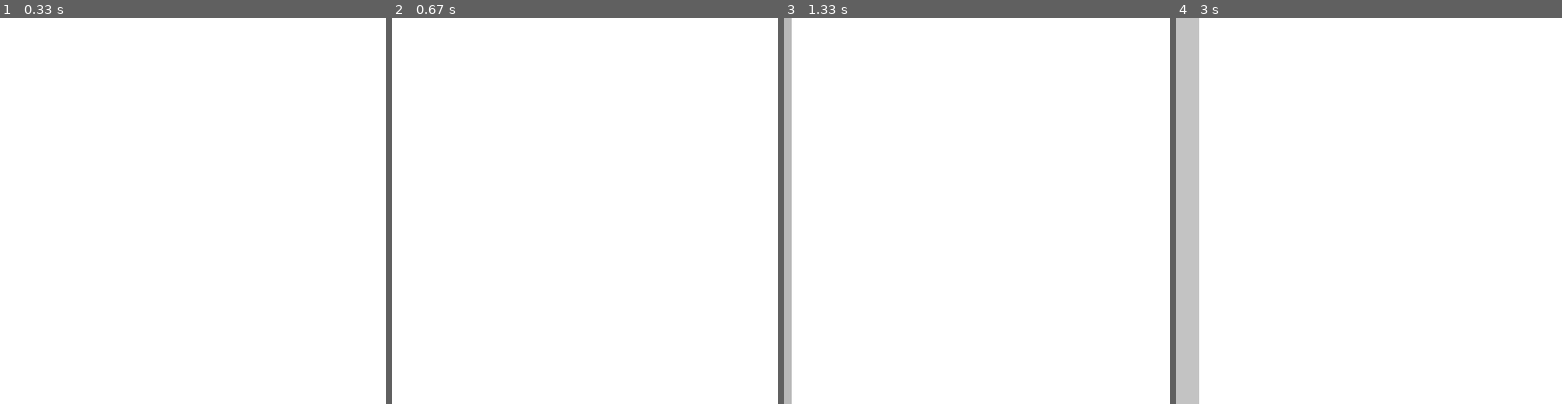
Above: before the commit, frames 1-4 (left to right).
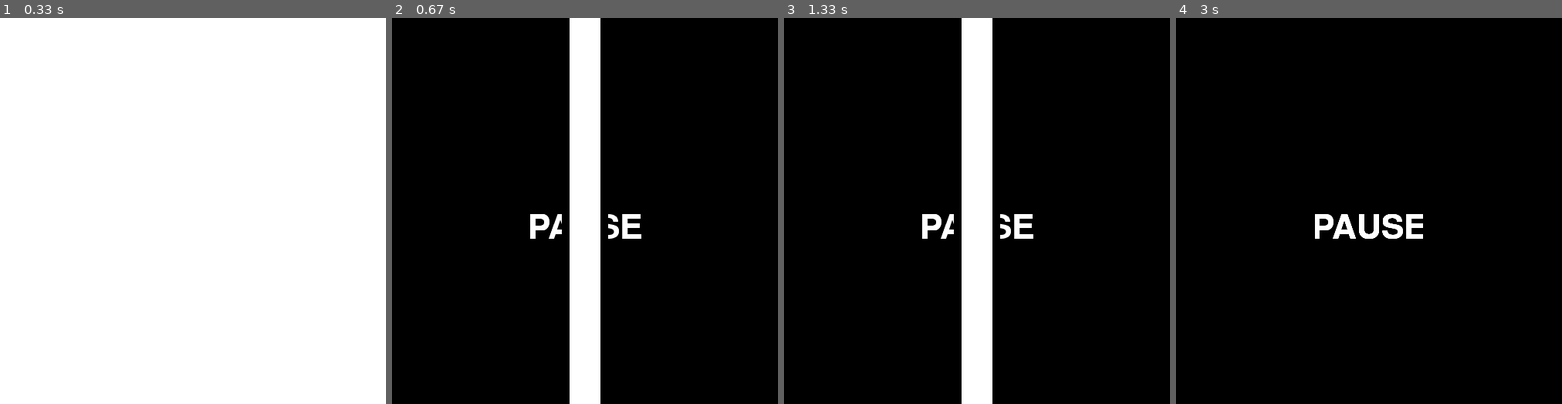
Above: after the commit, the same moments.

Repository: BulSU-BSCpE2B-Group2/DROP
Game: pygame game, started from temporary_module.py
The game is run twice, just before and just after one commit, with the same random seed, the same clock (stepped at 60 frames per second) and the same inputs.
Inputs:
- Up to frame 1 (0.33 s): no input
- Up to frame 2 (0.67 s): tap Enter at 0.33 s
- Up to frame 3 (1.33 s): tap Enter at 0.67 s; hold Enter from 1 s (still down)
- Up to frame 4 (3 s): release Enter at 1.47 s; tap Enter at 2.5 s; tap Space at 2.83 s

Frame 1 is identical in both runs. In frame 2, 91% of the frame differs, in the area x 0-100%, y 0-100%; in frame 3, 91%; in frame 4, 99%.

Commit message:
Pause function is complete & Added a millisecond timer for delays
Needs implementation on main.py

Diff:
--- a/temporary_module.py
+++ b/temporary_module.py
@@ -12,7 +12,6 @@
 screen = pg.display.set_mode((500, 500))
 font_name = pg.font.match_font(font_name)
 clock = pg.time.Clock()
-clock.tick(fps)
 
 running = True
 PULSE_EVENT = pg.USEREVENT
@@ -20,37 +19,31 @@
 
 
 def fade_pause_animation():
+    clock.tick(fps)
+    screen.fill(white)
     i = 0
     position_x = 0
-    while i <= 10:
-        surface = pg.Surface((position_x, 500))
+    interval = 1000
+    while i <= 50:
+        timer = 0
+        while True:
+            timer += 0.007
+            if timer > interval:
+                break
+        surface = pg.Surface((500, 500), pg.SRCALPHA)
         pg.draw.rect(surface, black, (position_x, 0, 10, 500))
-        if i == 50:
-            draw_text('PAUSE', 65, white, 500 / 2, 500 / 2)
-        for alpha in range(0, 255, 5):
-            screen.fill(white)
-            surface.set_alpha(alpha)
-            screen.blit(surface, (0, 0))
-            pg.display.flip()
+        pg.draw.rect(surface, black, (490 - position_x, 0, 10, 500))
+        draw_text('PAUSE', 65, white, 500 / 2, 500 / 2)
+        screen.blit(surface, (0, 0))
+        pg.display.flip()
+        b = event_while_animation()
+        if b:
+            return False
+        i += 1
         position_x += 10
-
-
-"""def start_screen_animation(width, height, color, c_text):
-    fade = pg.Surface((width, height))
-    fade.fill((0, 0, 0))
-    draw_text(text[times], 65, white, 500 / 2, 500 / 2)
-    for alpha in range(0, 255):
-        fade.set_alpha(alpha)
-        screen.fill((color))
-        draw_text(text[times], 65, c_text, 500 / 2, 500 / 2)
-        screen.blit(fade, (0, 0))
-        pg.display.flip()
-        for event in pg.event.get():
-            if event.type == pg.QUIT:
-                pg.quit()
-            elif event.type == pg.KEYDOWN:
-                if event.key == pg.K_ESCAPE:
-                    pg.quit()"""
+    a = wait_key_event_pause_screen()
+    if a:
+        fade_pause_animation()
 
 
 def draw_text(text, size, color, x, y):
@@ -62,8 +55,36 @@
     screen.blit(text_surface, text_rect)
 
 
+def wait_key_event_pause_screen():
+    waiting = True
+    while waiting:
+        clock.tick(fps)
+        for event in pg.event.get():
+            if event.type == pg.QUIT:
+                waiting = False
+                return waiting
+            if event.type == pg.KEYDOWN:
+                if event.key == pg.K_RETURN:
+                    waiting = True
+                    return waiting
+                if event.key == pg.K_ESCAPE:
+                    waiting = False
+                    return waiting
+
+
+def event_while_animation():
+    for event in pg.event.get():
+        if event.type == pg.QUIT:
+            return True
+        if event.type == pg.KEYDOWN:
+            if event.key == pg.K_RETURN:
+                return True
+            if event.key == pg.K_ESCAPE:
+                return True
+
 try:
     while running:
+        clock.tick(fps)
         screen.fill(white)
         for event in pg.event.get():
             if event.type == pg.QUIT:
@@ -73,25 +94,6 @@
                     running = False
                 if event.key == pg.K_RETURN:
                     fade_pause_animation()
-                    show_pause = True
-            """new_screen = pg.Surface((500, 500))
-            new_screen.fill((255, 255, 255))
-            new_screen.set_alpha(255)
-            # screen.blit(new_screen, (0, 0))
-            for alpha in range(0, 255):
-                new_screen.set_alpha(255 - alpha)
-                draw_text('DROP!', 65, black, 250, 250)
-                draw_text('Main menu should go here.', 25, black, 250, 350)
-                draw_text('FLASH SHOULD HAPPEN', 20, black, 250, 100)
-                draw_text('BEFORE THIS MENU SHOWS UP', 20, black, 250, 150)
-                screen.blit(new_screen, (0, 0))
-                pg.display.flip()
-            for event in pg.event.get():
-                if event.type == pg.QUIT:
-                    running = False
-                elif event.type == pg.KEYDOWN:
-                    if event.key == pg.K_ESCAPE:
-                        running = False"""
         pg.display.flip()
 except pg.error:
     print("An error has occured within the program.")
